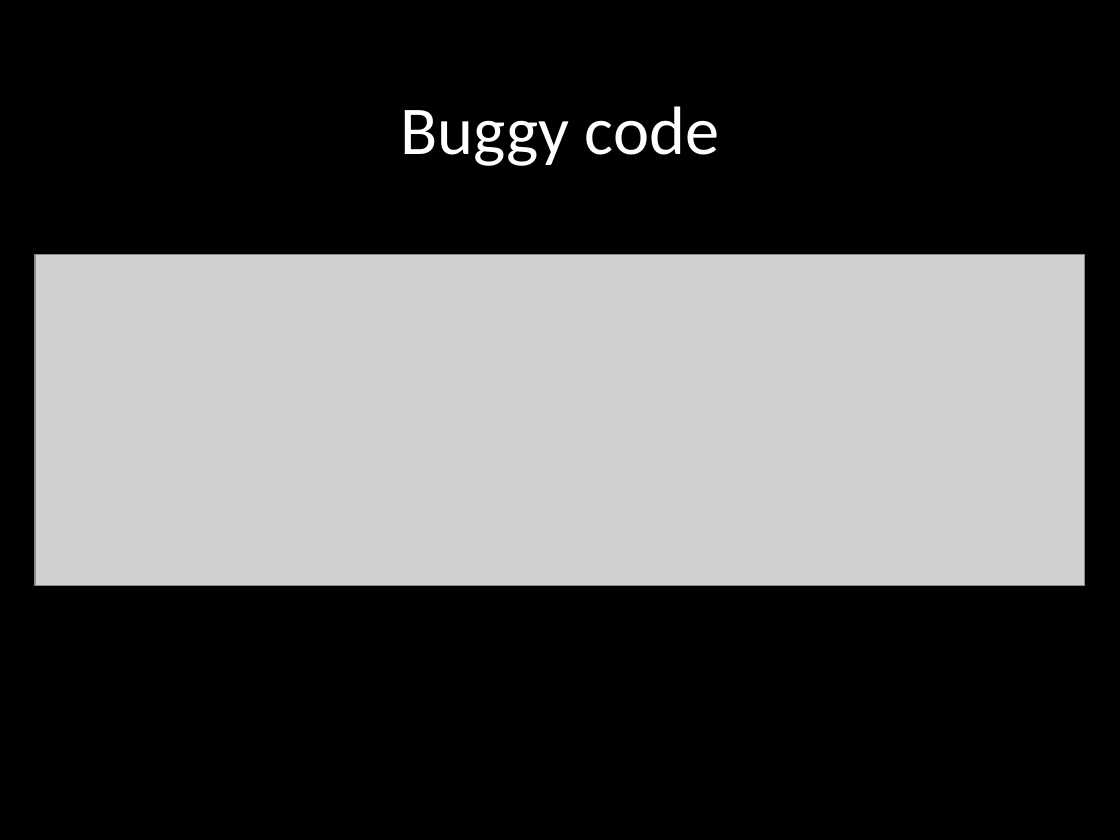
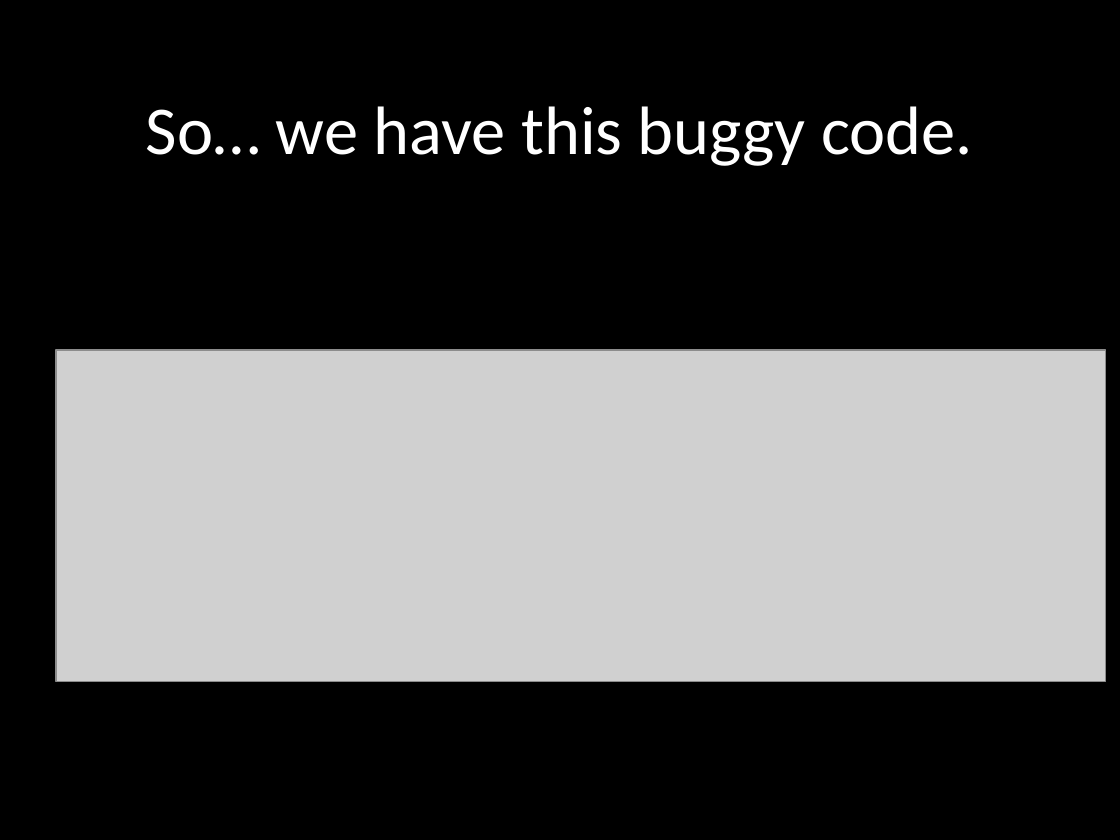
Before and after one commit to robertgreiner/presentations, a slide deck: slide 25 of testing-javascript/testing-javascript.pptx (slide 26 before the commit). Drawn at 1120x840 pixels with LibreOffice and Linux fonts; fonts in the diff are those of the drawing; grey boxes stand for pictures. Boxes give left, top, right and bottom in pixels: in the first picture for what was removed or moved away, otherwise in the second. Text is boxed around its words. In the diff, an @@ line names an element or a change of style, - is before the commit and + after.

```diff
--- a/testing-javascript/testing-javascript.pptx
+++ b/testing-javascript/testing-javascript.pptx
@@ title at [146, 106, 973, 166]: text changed @@
-Buggy code
+So… we have this buggy code.
@@ picture: place and size @@
-picture at [35, 254, 1084, 586]
+picture at [56, 349, 1105, 681]
```
Also in this commit, not shown: 7 other slides changed, 6 slides added, 3 slides removed, 1 other file.
